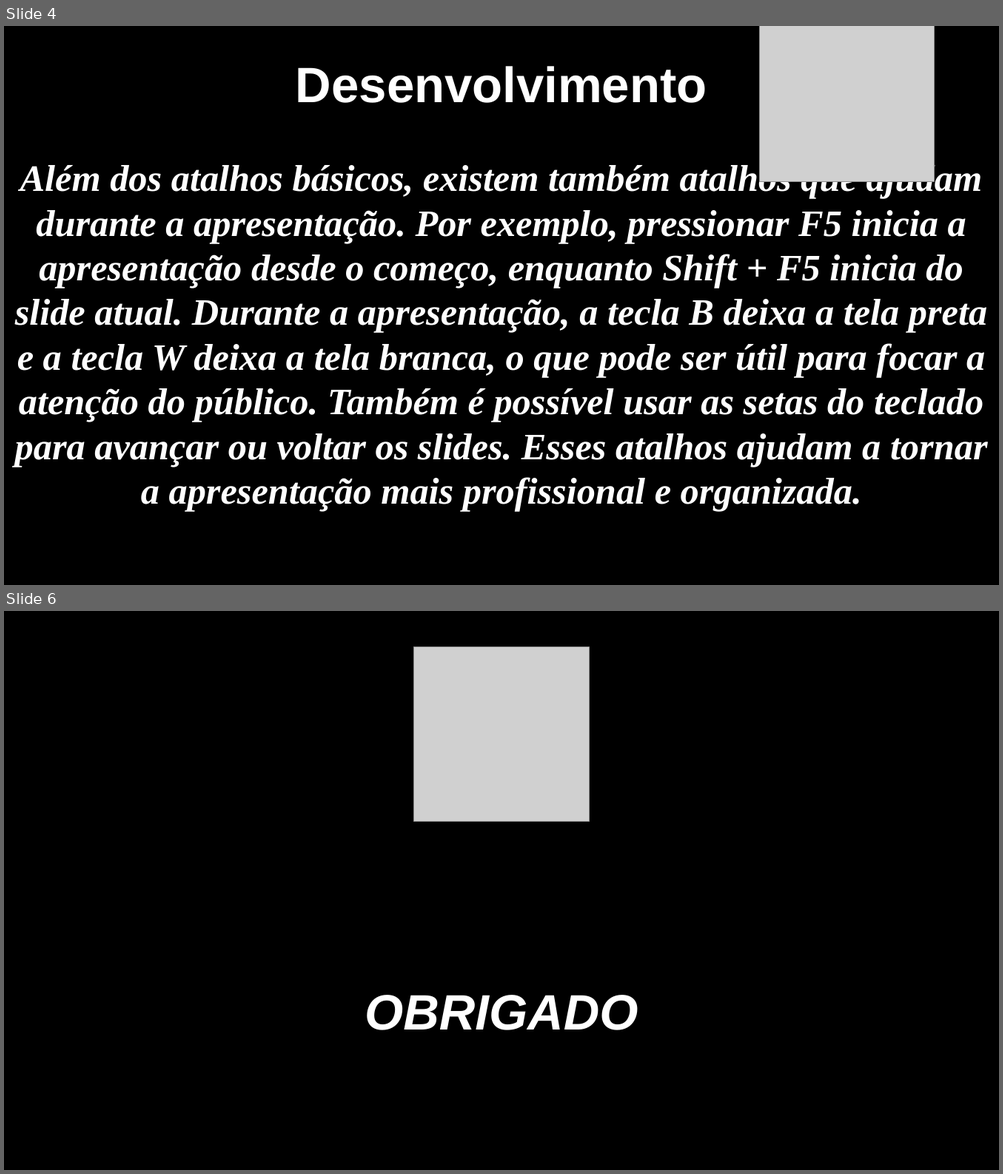
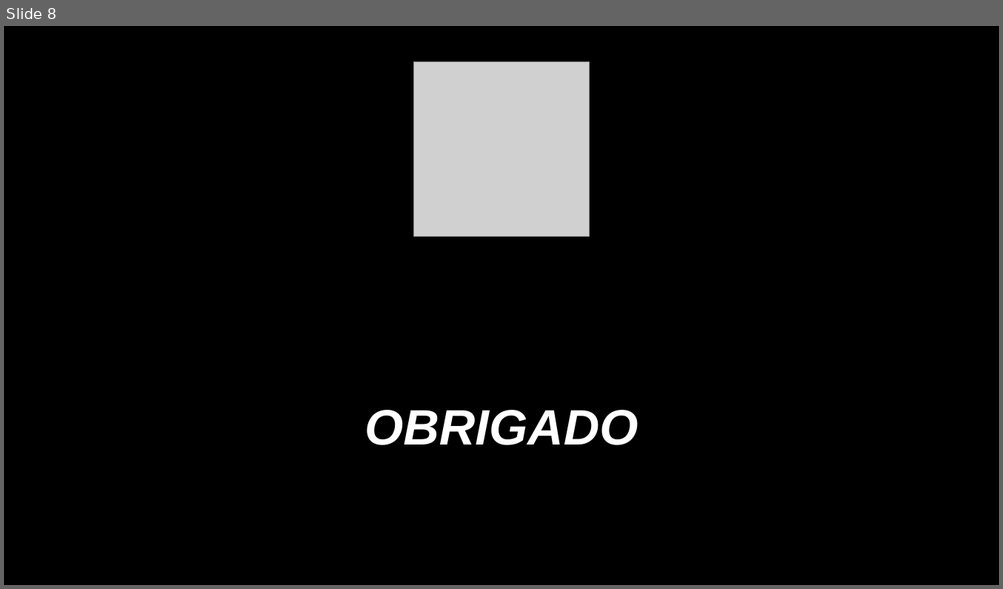
Before and after one commit to CauaReck/ptic, a slide deck: Cauã Reck Mello 1DS.pptx. Shown one above the other, each under a label of ours: slides 4 and 6 before the commit, slide 8 after it; the slides between them are not shown. The pictures are 1003x1174 and 1003x589 pixels, drawn with LibreOffice and Linux fonts; fonts in the diff are those of the drawing; grey boxes stand for pictures; background and template pictures are left out. Boxes give left, top, right and bottom in pixels: in the first picture for what was removed or moved away, otherwise in the second. Text is boxed around its words. In the diff, an @@ line names an element or a change of style, - is before the commit and + after.

```diff
--- a/Cauã Reck Mello 1DS.pptx
+++ b/Cauã Reck Mello 1DS.pptx
@@ slide 4 removed at [4, 26, 999, 585], background #000000 @@
@@ picture removed at [759, 26, 933, 182] @@
@@ text removed at [296, 66, 707, 103] @@
-Desenvolvimento
@@ text removed at [15, 162, 987, 512] @@
-Além dos atalhos básicos, existem também atalhos que ajudam durante a apresentação. Por exemplo, pressionar F5 inicia a apresentação desde o começo, enquanto Shift + F5 inicia do slide atual. Durante a apresentação, a tecla B deixa a tela preta e a tecla W deixa a tela branca, o que pode ser útil para focar a atenção do público. Também é possível usar as setas do teclado para avançar ou voltar os slides. Esses atalhos ajudam a tornar a apresentação mais profissional e organizada.
@@ what was slide 6 is now slide 8 @@
```
Also in this commit, not shown: 1 slide changed, 6 slides added, 3 other slides removed.
